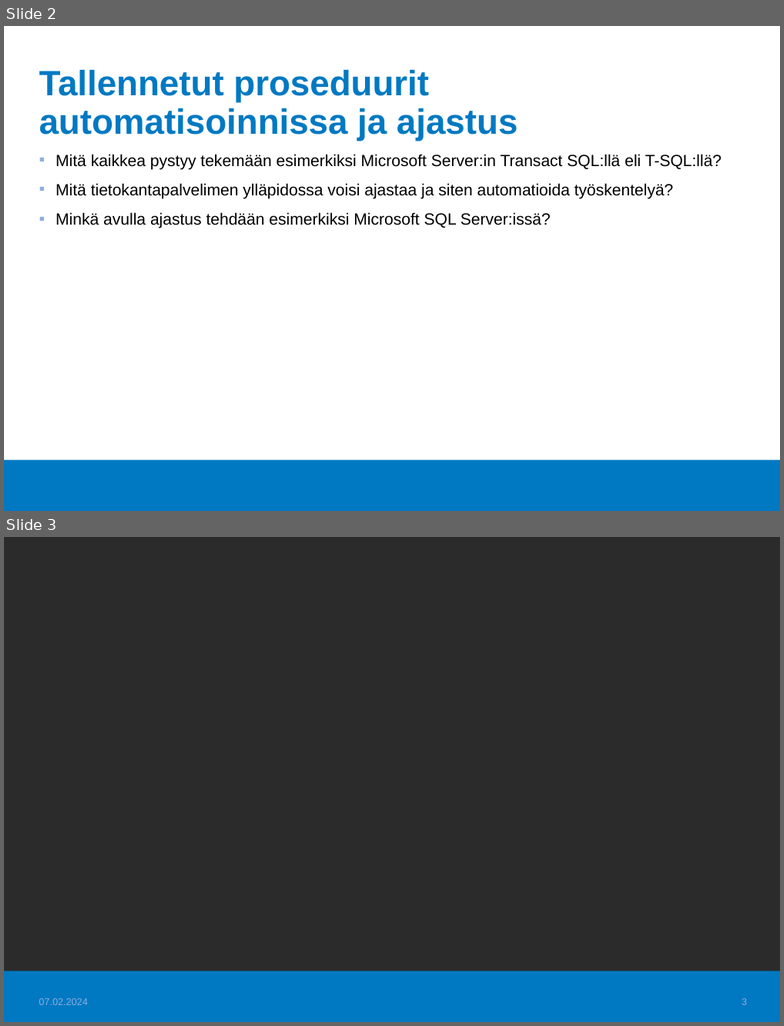
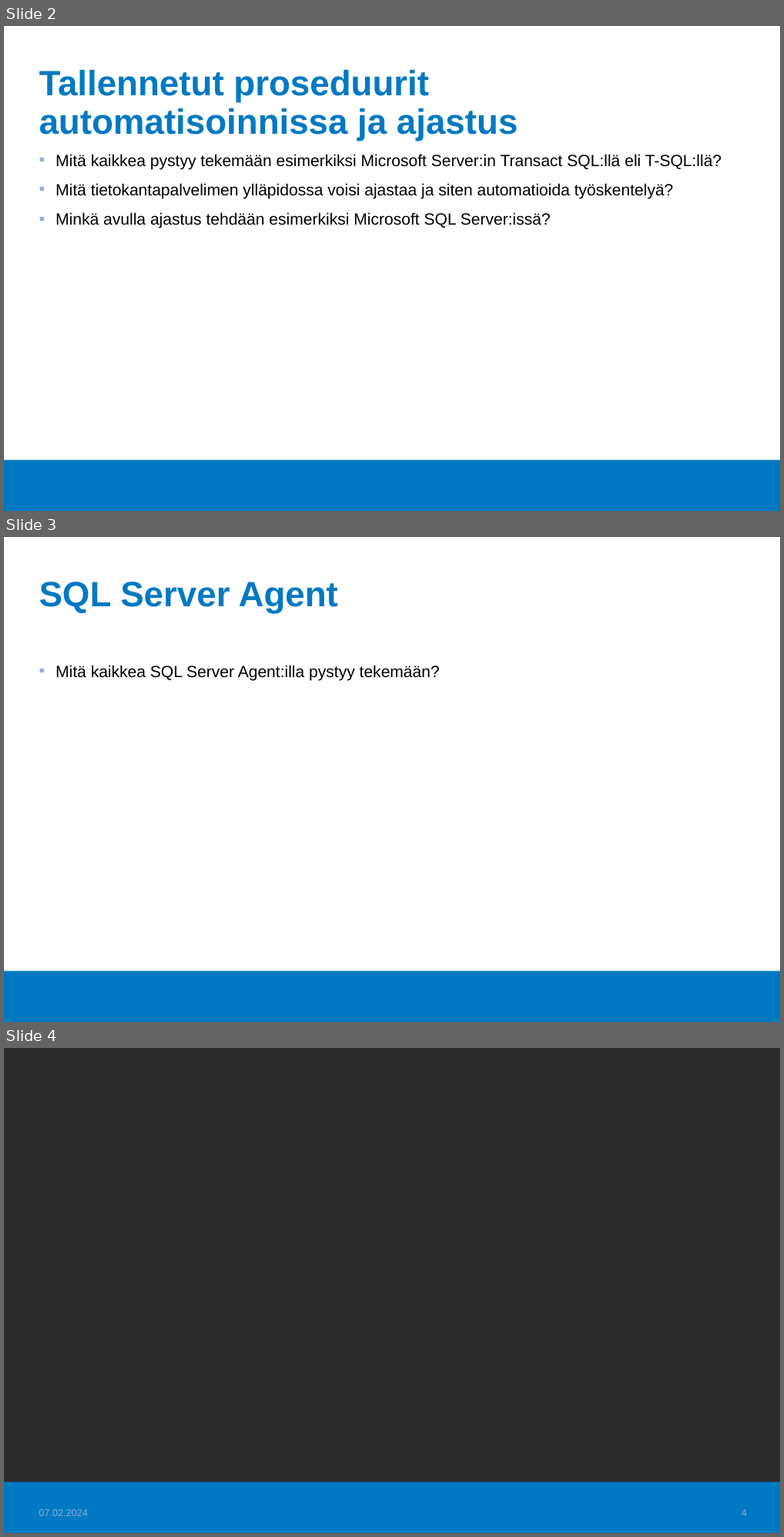
Before and after one commit to Tietokantahallinta/Tietokantahallinta.github.io, a slide deck: luennot/viikko07/Luentokalvot_07.odp. Shown one above the other, each under a label of ours: slides 2 and 3 before the commit, slides 2, 3 and 4 after it. The pictures are 784x1026 and 784x1537 pixels, drawn with LibreOffice and Linux fonts; fonts in the diff are those of the drawing; background and template pictures are left out; a plain dark background stands for a picture behind light text. Boxes give left, top, right and bottom in pixels: in the first picture for what was removed or moved away, otherwise in the second. Text is boxed around its words. In the diff, an @@ line names an element or a change of style, - is before the commit and + after.

```diff
--- a/luennot/viikko07/Luentokalvot_07.odp
+++ b/luennot/viikko07/Luentokalvot_07.odp
@@ slide 3 added at bbox=[4, 537, 780, 1022], background #FFFFFF; not listed: 1 template element that a slide beside it also shows @@
@@ title added at bbox=[39, 582, 338, 613], 36 pt, text #0079C2, bold @@
+SQL Server Agent
@@ text added at bbox=[56, 665, 440, 681], 16.6 pt, text #000000 @@
+▪ Mitä kaikkea SQL Server Agent:illa pystyy tekemään?
@@ what was slide 3 is now slide 4 @@
@@ page number at bbox=[742, 1509, 747, 1516]: text changed @@
-3
+4
```
Also in this commit, not shown: 2 other files.
